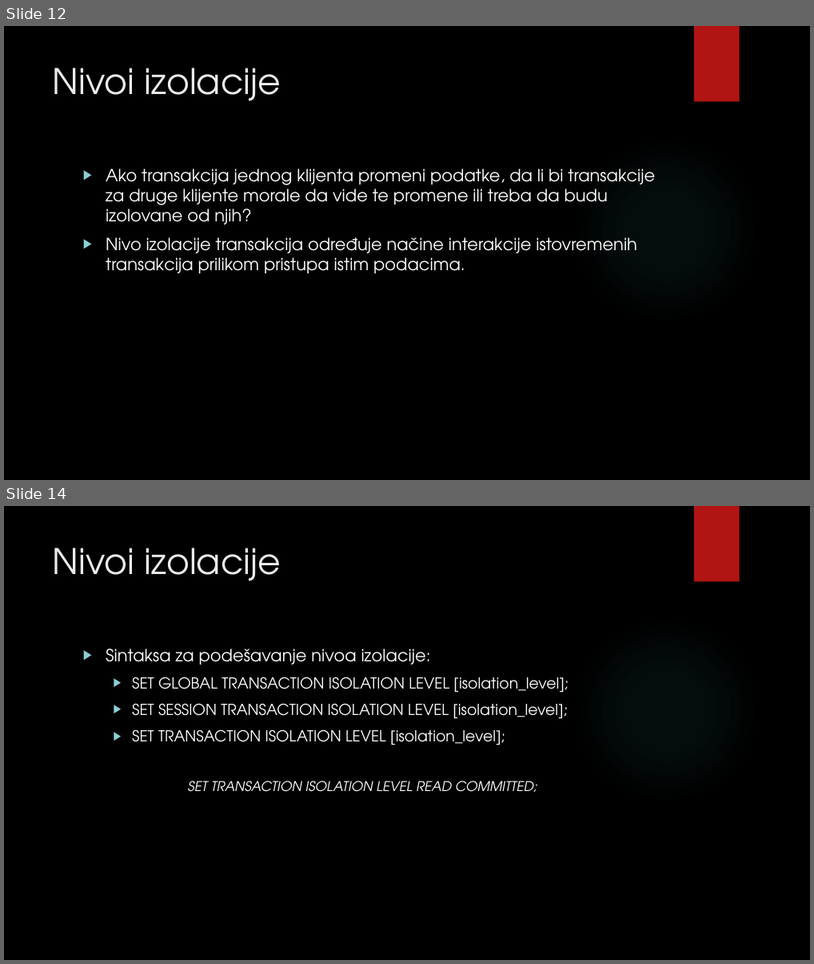
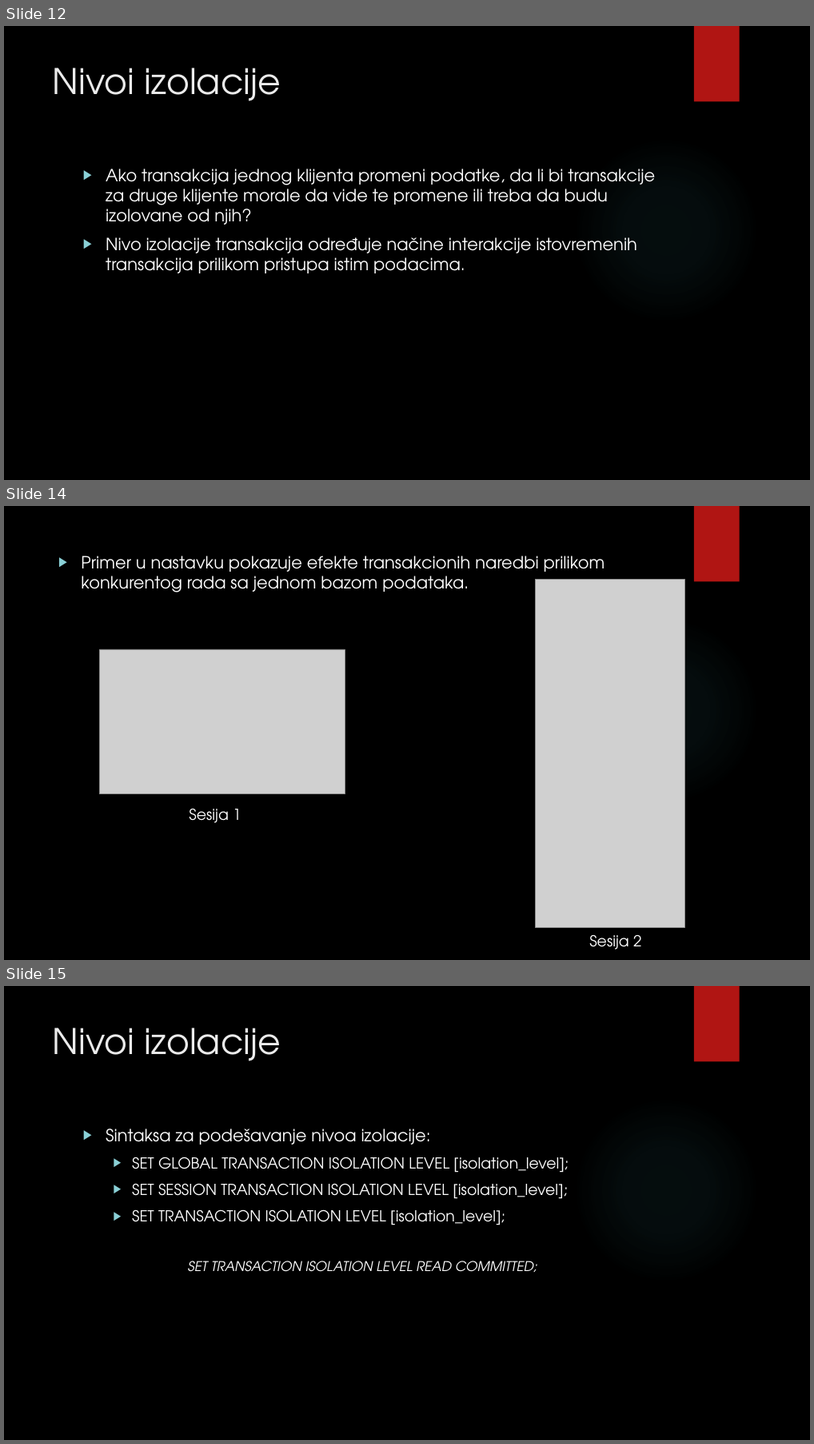
Before and after one commit to TheCodingPie/Sistemi-za-upravljenje-bazama-podataka-II-projekat, a slide deck: Obrada transakcija, planovi izvršavanja transakcija, izolacija i zaključavanje.pptx. Shown one above the other, each under a label of ours: slides 12 and 14 before the commit, slides 12, 14 and 15 after it; the slides between them are not shown. The pictures are 814x964 and 814x1444 pixels, drawn with LibreOffice and Linux fonts; fonts in the diff are those of the drawing; grey boxes stand for pictures; background and template pictures are left out. Boxes give left, top, right and bottom in pixels: in the first picture for what was removed or moved away, otherwise in the second. Text is boxed around its words. In the diff, an @@ line names an element or a change of style, - is before the commit and + after.

```diff
--- a/Obrada transakcija, planovi izvršavanja transakcija, izolacija i zaključavanje.pptx
+++ b/Obrada transakcija, planovi izvršavanja transakcija, izolacija i zaključavanje.pptx
@@ slide 14 added at box(4, 506, 810, 960), background picture (left out); not listed: 2 template elements that a slide beside it also shows @@
@@ text added at box(81, 556, 606, 592), 20 pt, text #FFFFFF @@
+▶ Primer u nastavku pokazuje efekte transakcionih naredbi prilikom konkurentog rada sa jednom bazom podataka.
@@ picture added at box(536, 580, 685, 928) @@
@@ picture added at box(99, 649, 345, 794) @@
@@ text added at box(189, 808, 241, 823), 18 pt, text #FFFFFF @@
+Sesija 1
@@ text added at box(590, 935, 642, 949), 18 pt, text #FFFFFF @@
+Sesija 2
@@ what was slide 14 is now slide 15 @@
```
Also in this commit, not shown: 5 slides changed, 1 other file.
